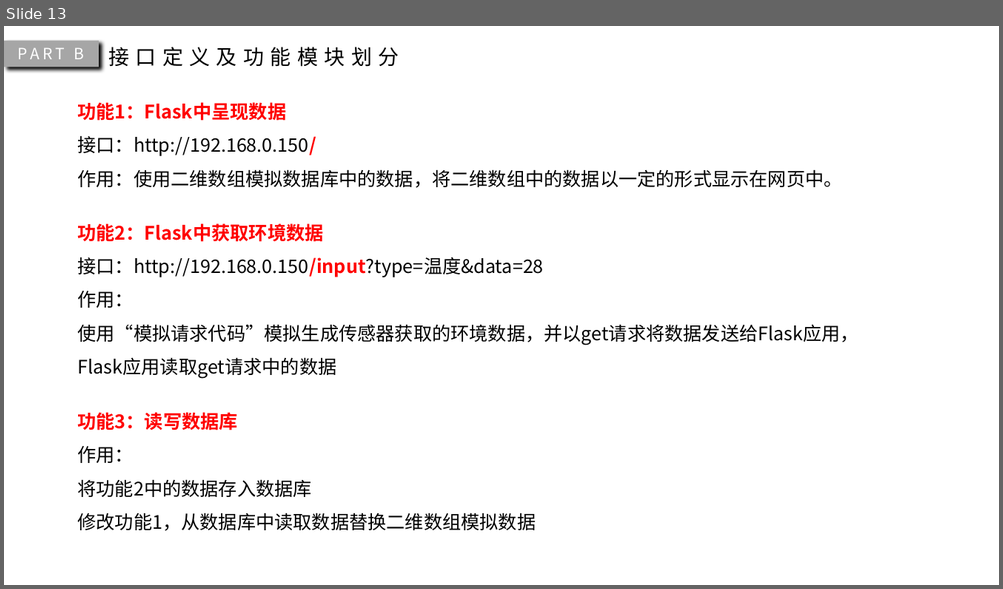
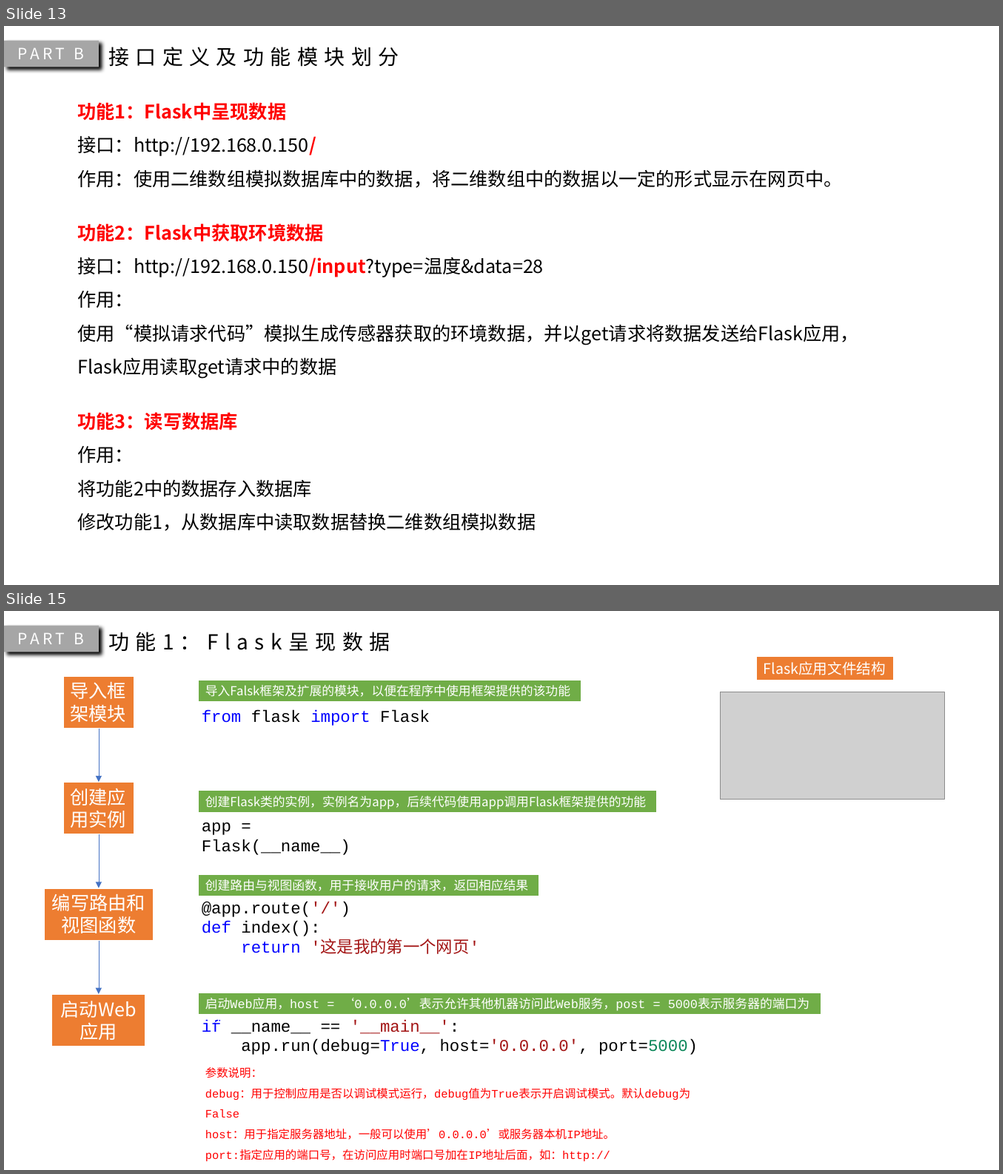
Before and after one commit to YI-JI-ZHI-CHANG/BY-LHN, a slide deck: 室内环境实时检测系统搭建.pptx. Shown one above the other, each under a label of ours: slide 13 before the commit, slides 13 and 15 after it; the slides between them are not shown. The pictures are 1003x589 and 1003x1174 pixels, drawn with LibreOffice and Linux fonts; fonts in the diff are those of the drawing; grey boxes stand for pictures. Boxes give left, top, right and bottom in pixels: in the first picture for what was removed or moved away, otherwise in the second. Text is boxed around its words. In the diff, an @@ line names an element or a change of style, - is before the commit and + after.

```diff
--- a/室内环境实时检测系统搭建.pptx
+++ b/室内环境实时检测系统搭建.pptx
@@ slide 15 added at (x1=4, y1=611, x2=999, y2=1170), background #FFFFFF @@
@@ rectangle added at (x1=4, y1=626, x2=99, y2=652), fill #A6A6A6, 15 pt, text #FFFFFF @@
+PART B
@@ text added at (x1=108, y1=632, x2=390, y2=652), 20 pt, text #000000 @@
+功能1：Flask呈现数据
@@ rectangle added at (x1=63, y1=676, x2=134, y2=729), fill #ED7D31, outline #FFFFFF 1.5 pt, 18 pt, text #FFFFFF @@
+导入框
+架模块
@@ rectangle added at (x1=756, y1=655, x2=893, y2=681), fill #ED7D31, outline #FFFFFF 1.5 pt, 14 pt, text #FFFFFF @@
+Flask应用文件结构
@@ rectangle added at (x1=198, y1=680, x2=581, y2=702), fill #70AD47, outline #FFFFFF 1.5 pt, 12 pt, text #FFFFFF @@
+导入Falsk框架及扩展的模块，以便在程序中使用框架提供的该功能
@@ picture added at (x1=720, y1=692, x2=944, y2=799) @@
@@ text added at (x1=202, y1=709, x2=430, y2=726), 16 pt, text #0000FF @@
+from flask import Flask
@@ arrow added from (99, 729) to (99, 782), #4472C4 0.5 pt @@
@@ rectangle added at (x1=63, y1=782, x2=134, y2=834), fill #ED7D31, outline #FFFFFF 1.5 pt, 18 pt, text #FFFFFF @@
+创建应
+用实例
@@ rectangle added at (x1=198, y1=790, x2=657, y2=812), fill #70AD47, outline #FFFFFF 1.5 pt, 12 pt, text #FFFFFF @@
+创建Flask类的实例，实例名为app，后续代码使用app调用Flask框架提供的功能
@@ text added at (x1=202, y1=823, x2=350, y2=855), 16 pt, text #000000 @@
+app = Flask(__name__)
@@ arrow added from (99, 834) to (99, 889), #4472C4 0.5 pt @@
@@ rectangle added at (x1=198, y1=874, x2=540, y2=897), fill #70AD47, outline #FFFFFF 1.5 pt, 12 pt, text #FFFFFF @@
+创建路由与视图函数，用于接收用户的请求，返回相应结果
@@ rectangle added at (x1=44, y1=889, x2=153, y2=942), fill #ED7D31, outline #FFFFFF 1.5 pt, 18 pt, text #FFFFFF @@
+编写路由和
+视图函数
@@ text added at (x1=202, y1=901, x2=479, y2=954), 16 pt, text #000000 @@
+@app.route('/')
+def index():
+return '这是我的第一个网页'
@@ arrow added from (99, 941) to (99, 994), #4472C4 0.5 pt @@
@@ rectangle added at (x1=52, y1=994, x2=146, y2=1048), fill #ED7D31, outline #FFFFFF 1.5 pt, 18 pt, text #FFFFFF @@
+启动Web
+应用
@@ rectangle added at (x1=198, y1=993, x2=821, y2=1015), fill #70AD47, outline #FFFFFF 1.5 pt, 12 pt, text #FFFFFF @@
+启动Web应用，host = ‘0.0.0.0’表示允许其他机器访问此Web服务，post = 5000表示服务器的端口为5000
@@ text added at (x1=202, y1=1019, x2=697, y2=1055), 16 pt, text #000000 @@
+if __name__ == '__main__':
+app.run(debug=True, host='0.0.0.0', port=5000)
@@ text added at (x1=205, y1=1068, x2=690, y2=1162), 11 pt, text #FF0000 @@
+参数说明：
+debug：用于控制应用是否以调试模式运行，debug值为True表示开启调试模式。默认debug为False
+host：用于指定服务器地址，一般可以使用’0.0.0.0’或服务器本机IP地址。
+port:指定应用的端口号，在访问应用时端口号加在IP地址后面，如：http://192.168.0.100:5000
```
Also in this commit, not shown: 2 slides changed, 2 other slides added, 11 other files.
